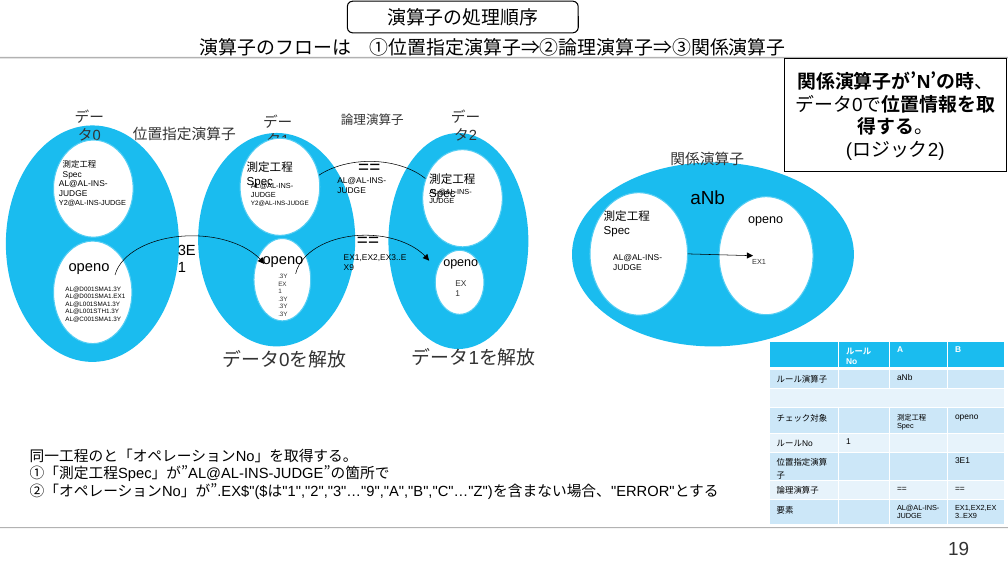
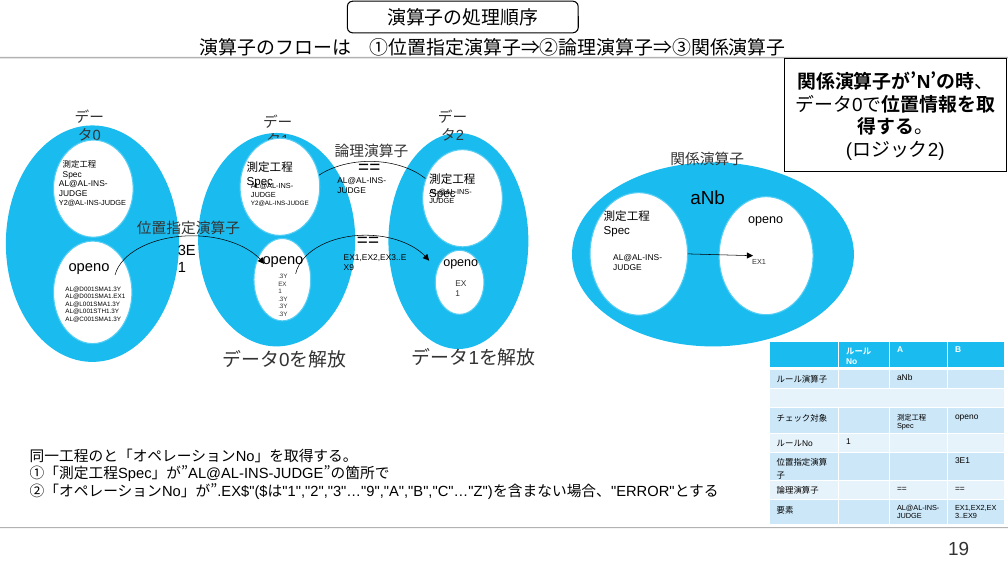
Before and after one commit to akiragm/Shared-Files, a slide deck: slide 19 of 統合マスタVer.2__チェック機能構築_5.pptx. Drawn at 1008x567 pixels with LibreOffice and Linux fonts; fonts in the diff are those of the drawing. Boxes give left, top, right and bottom in pixels: in the first picture for what was removed or moved away, otherwise in the second. Text is boxed around its words. In the diff, an @@ line names an element or a change of style, - is before the commit and + after.

```diff
--- a/統合マスタVer.2__チェック機能構築_5.pptx
+++ b/統合マスタVer.2__チェック機能構築_5.pptx
@@ text "データ2": place and size @@
-text "データ2" at [451,109,480,141]
+text "データ2" at [438,109,467,141]
@@ text "論理演算子": place and size @@
-text "論理演算子" at [341,113,404,125]
+text "論理演算子" at [335,143,409,157]
@@ text "論理演算子" at [335,143,409,157]: size 12 to 14 pt @@
@@ text "位置指定演算子": place and size @@
-text "位置指定演算子" at [133,126,236,144]
+text "位置指定演算子" at [137,218,240,237]
```
Also in this commit, not shown: 5 other slides changed, 5 slides added.
